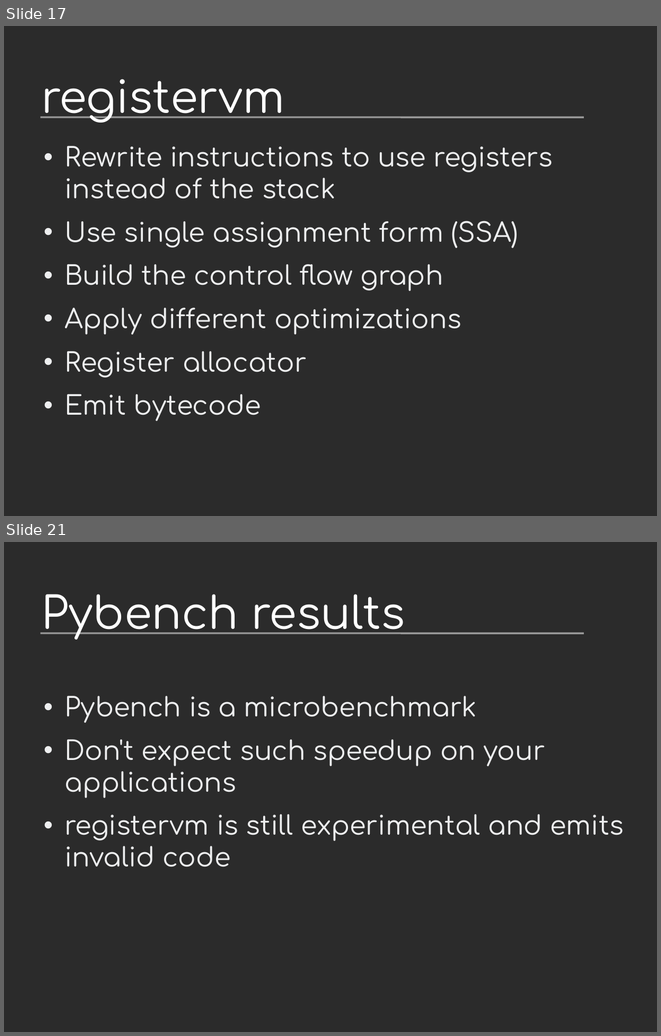
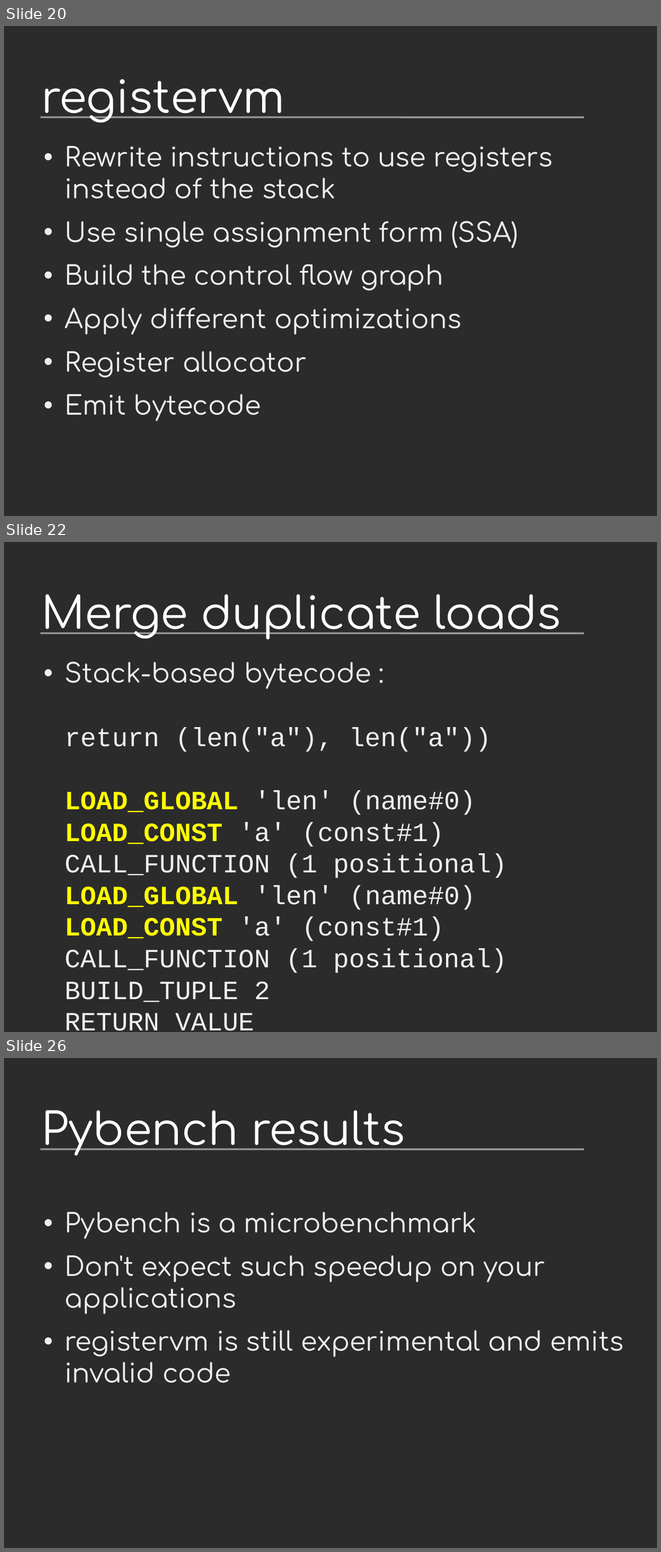
Before and after one commit to vstinner/talks, a slide deck: 2013-FOSDEM/faster_cpython.odp. Shown one above the other, each under a label of ours: slides 17 and 21 before the commit, slides 20, 22 and 26 after it; the slides between them are not shown. The pictures are 661x1036 and 661x1552 pixels, drawn with LibreOffice and Linux fonts; fonts in the diff are those of the drawing; background and template pictures are left out; a plain dark background stands for a picture behind light text. Boxes give left, top, right and bottom in pixels: in the first picture for what was removed or moved away, otherwise in the second. Text is boxed around its words. In the diff, an @@ line names an element or a change of style, - is before the commit and + after.

```diff
--- a/2013-FOSDEM/faster_cpython.odp
+++ b/2013-FOSDEM/faster_cpython.odp
@@ slide 22 added at (4, 542, 657, 1032), background picture (left out); not listed: 1 template element that a slide beside it also shows @@
@@ title added at (42, 594, 561, 640), 54 pt, text #FFFFFF @@
+Merge duplicate loads
@@ text added at (64, 661, 507, 1002), 32 pt, text #EEEFF0 @@
+• Stack-based bytecode :
+  return (len("a"), len("a"))
+  LOAD_GLOBAL 'len' (name#0)
+  LOAD_CONST 'a' (const#1)
+  CALL_FUNCTION (1 positional)
+  LOAD_GLOBAL 'len' (name#0)
+  LOAD_CONST 'a' (const#1)
+  CALL_FUNCTION (1 positional)
+  BUILD_TUPLE 2
+  RETURN_VALUE
@@ what was slide 17 is now slide 20 @@
@@ what was slide 21 is now slide 26 @@
```
Also in this commit, not shown: 15 slides changed, 4 other slides added, 1 other file.
